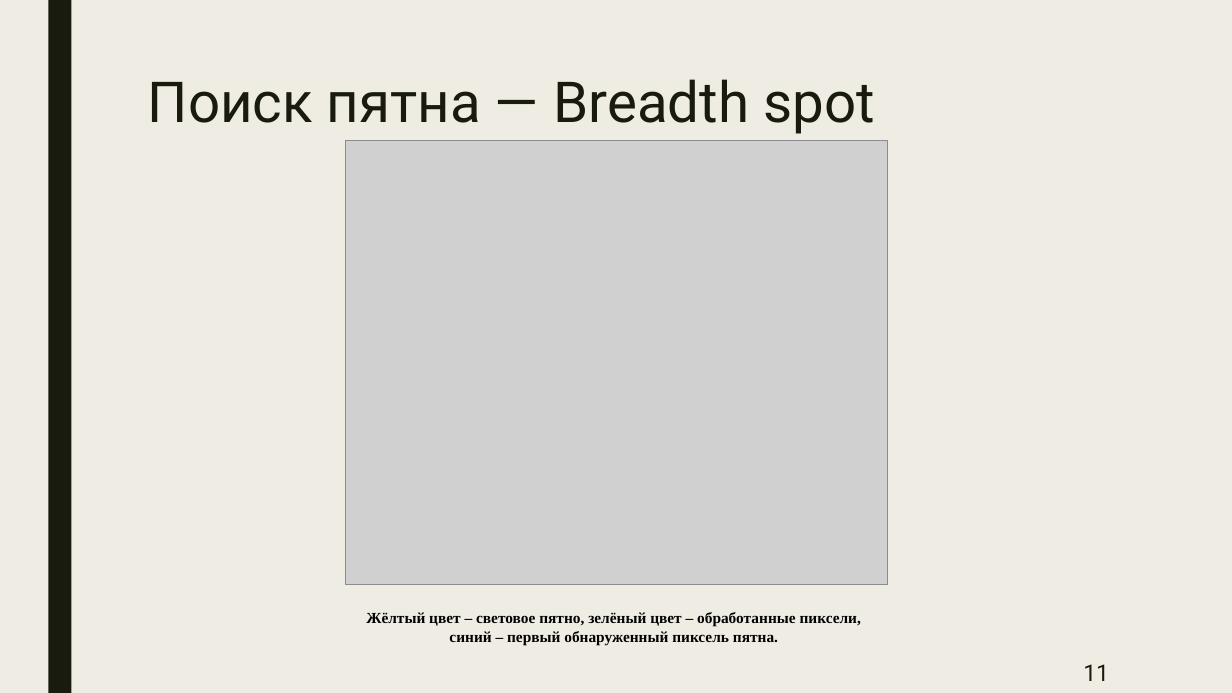
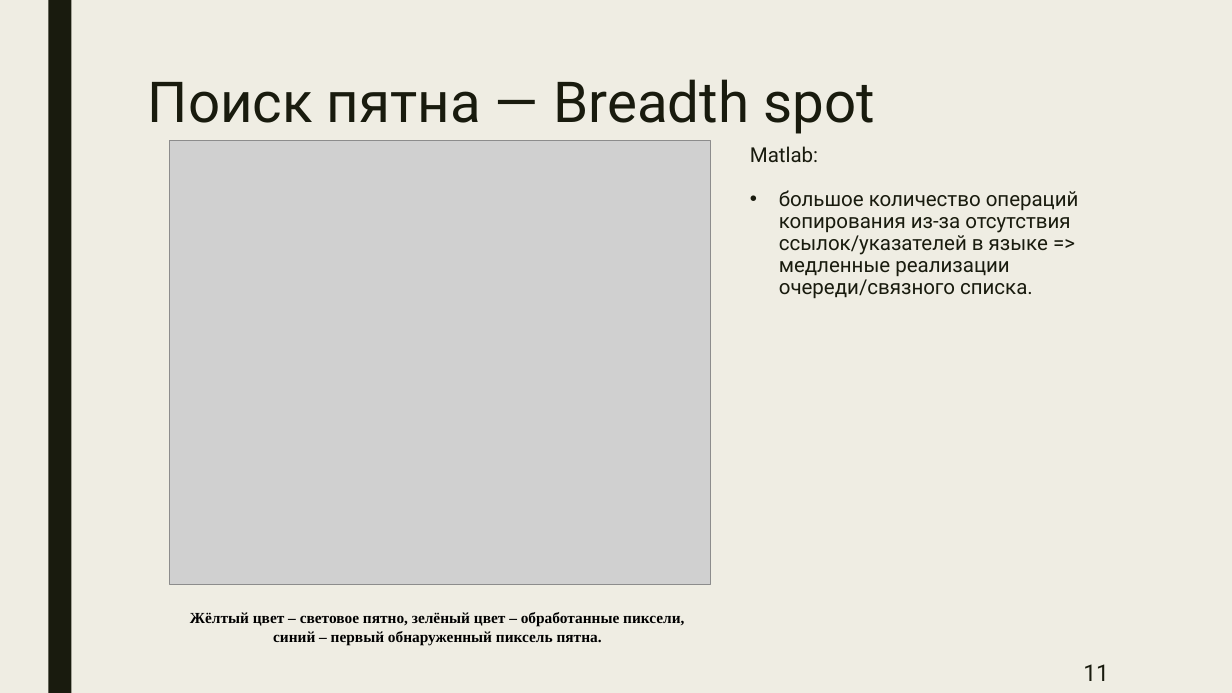
Before and after one commit to BarikQ/course_4, a slide deck: slide 11 of Pres/Диплом преза.pptx. Drawn at 1232x693 pixels with LibreOffice and Linux fonts; fonts in the diff are those of the drawing; grey boxes stand for pictures. Boxes give left, top, right and bottom in pixels: in the first picture for what was removed or moved away, otherwise in the second. Text is boxed around its words. In the diff, an @@ line names an element or a change of style, - is before the commit and + after.

```diff
--- a/Pres/Диплом преза.pptx
+++ b/Pres/Диплом преза.pptx
@@ picture: place and size @@
-picture at (346,140,887,584)
+picture at (169,140,711,584)
@@ text added at (750,146,1079,298), 16 pt, text #191B0E @@
+Matlab:
+• большое количество операций копирования из-за отсутствия ссылок/указателей в языке => медленные реализации очереди/связного списка.
@@ text "Жёлтый цвет – световое пятно, ...": place and size @@
-text "Жёлтый цвет – световое пятно, ..." at (366,612,861,646)
+text "Жёлтый цвет – световое пятно, ..." at (190,612,684,646)
```
Also in this commit, not shown: 1 other slide changed.
